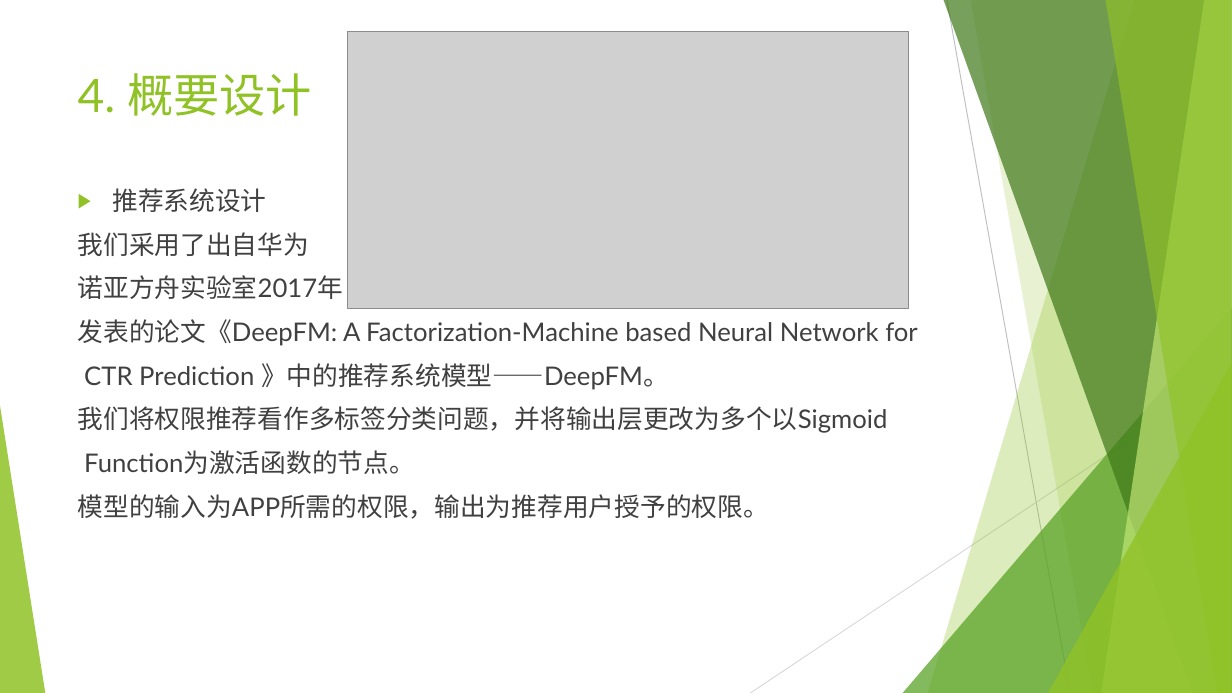
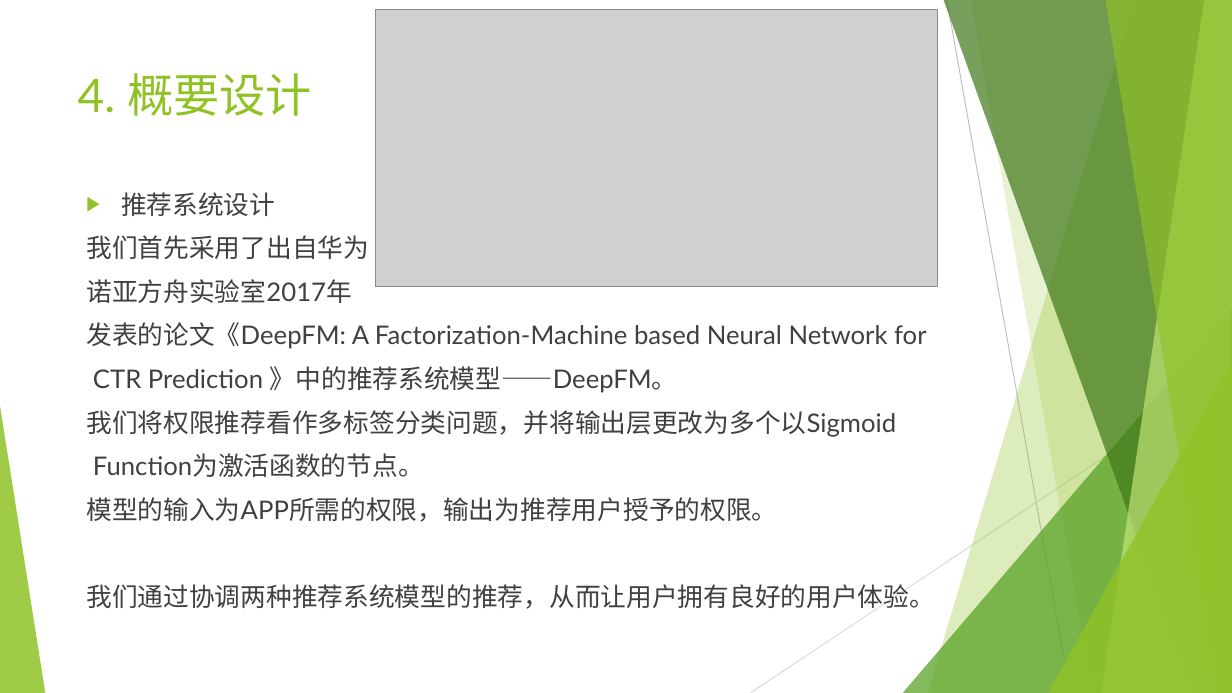
Before and after one commit to mmmmmmiracle/SE_project, a slide deck: slide 13 of doc/SE_project.pptx (slide 14 before the commit). Drawn at 1232x693 pixels with LibreOffice and Linux fonts; fonts in the diff are those of the drawing; grey boxes stand for pictures. Boxes give left, top, right and bottom in pixels: in the first picture for what was removed or moved away, otherwise in the second. Text is boxed around its words. In the diff, an @@ line names an element or a change of style, - is before the commit and + after.

```diff
--- a/doc/SE_project.pptx
+++ b/doc/SE_project.pptx
@@ picture: place and size @@
-picture at box(348, 31, 909, 309)
+picture at box(375, 9, 937, 287)
@@ text "推荐系统设计": place and size @@
-text "推荐系统设计" at box(78, 188, 917, 519)
+text "推荐系统设计" at box(86, 192, 935, 609)
@@ text at box(86, 235, 369, 259): text changed @@
-我们采用了出自华为
+我们首先采用了出自华为
@@ text at box(86, 584, 935, 609): paragraph added @@
+我们通过协调两种推荐系统模型的推荐，从而让用户拥有良好的用户体验。
```
Also in this commit, not shown: 13 other slides changed, 14 slides added, 3 slides removed, 4 other files.
